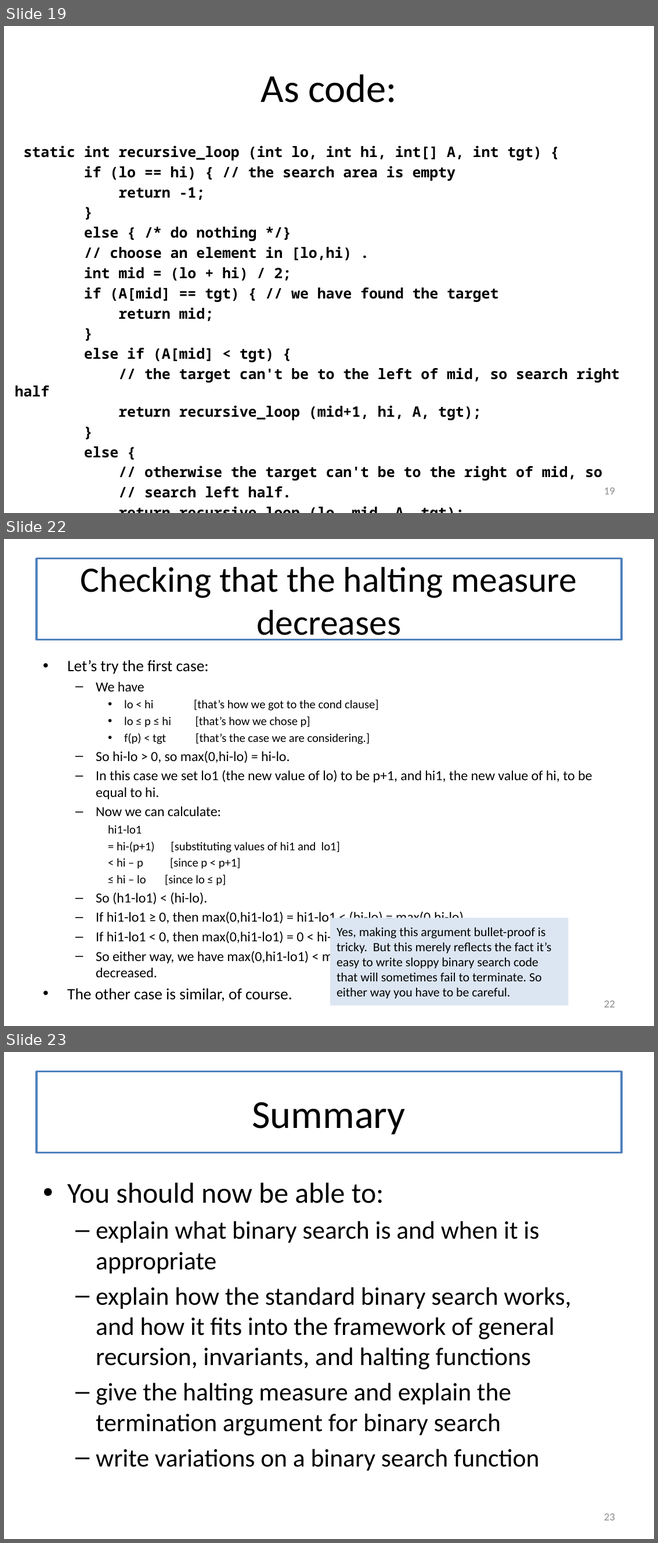
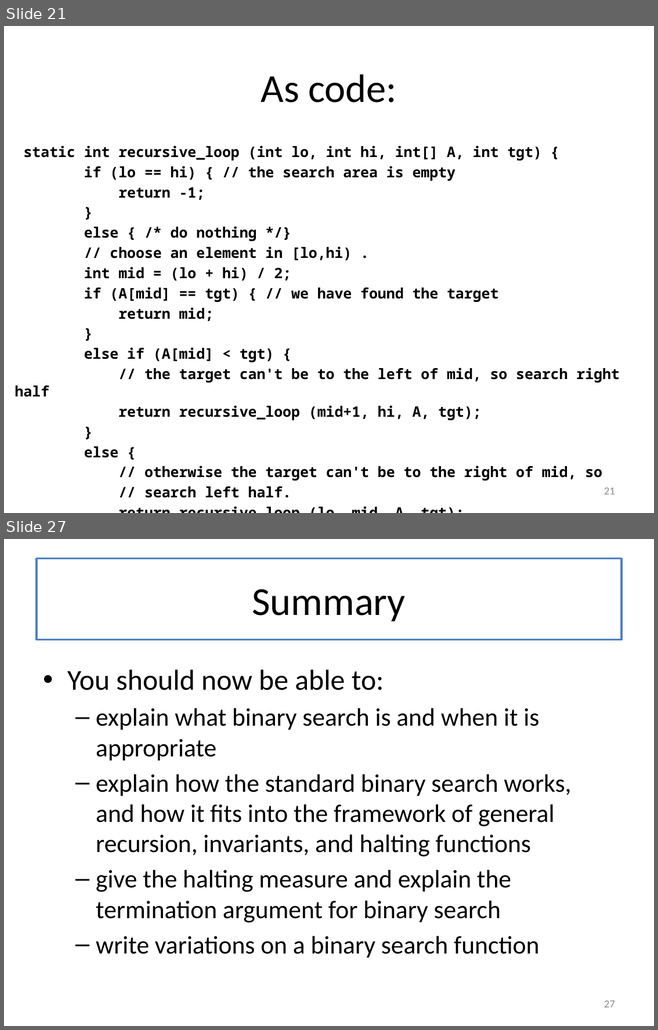
Before and after one commit to mwand/cs5010f17, a slide deck: Slides/Lesson 8.2 Binary Search.pptx. Shown one above the other, each under a label of ours: slides 19, 22 and 23 before the commit, slides 21 and 27 after it; the slides between them are not shown. The pictures are 658x1543 and 658x1030 pixels, drawn with LibreOffice and Linux fonts; fonts in the diff are those of the drawing. Boxes give left, top, right and bottom in pixels: in the first picture for what was removed or moved away, otherwise in the second. Text is boxed around its words. In the diff, an @@ line names an element or a change of style, - is before the commit and + after.

```diff
--- a/Slides/Lesson 8.2 Binary Search.pptx
+++ b/Slides/Lesson 8.2 Binary Search.pptx
@@ slide 22 removed at <box>4,539,654,1026</box>, background #FFFFFF @@
@@ title removed at <box>36,559,621,640</box> @@
-Checking that the halting measure decreases
@@ text removed at <box>67,660,592,977</box> @@
-• Let’s try the first case:
-  – We have
-    • lo < hi [that’s how we got to the cond clause]
-    • lo ≤ p ≤ hi [that’s how we chose p]
-    • f(p) < tgt [that’s the case we are considering.]
-  – So hi-lo > 0, so max(0,hi-lo) = hi-lo.
-  – In this case we set lo1 (the new value of lo) to be p+1, and hi1, the new value of hi, to be equal to hi.
-  – Now we can calculate:
-    hi1-lo1
-    = hi-(p+1) [substituting values of hi1 and lo1]
-    < hi – p [since p < p+1]
-    ≤ hi – lo [since lo ≤ p]
-  – So (h1-lo1) < (hi-lo).
-  – If hi1-lo1 ≥ 0, then max(0,hi1-lo1) = hi1-lo1 < (hi-lo) = max(0,hi-lo)
-  – If hi1-lo1 < 0, then max(0,hi1-lo1) = 0 < hi-lo = max(0, hi-lo)
-  – So either way, we have max(0,hi1-lo1) < max(0, hi-lo), and the halting measure has decreased.
-• The other case is similar, of course.
@@ rectangle removed at <box>330,918,568,1005</box> @@
-Yes, making this argument bullet-proof is tricky. But this merely reflects the fact it’s easy to write sloppy binary search code that will sometimes fail to terminate. So either way you have to be careful.
@@ page number removed at <box>604,1001,615,1008</box> @@
-22
@@ what was slide 19 is now slide 21 @@
@@ page number at <box>604,488,615,495</box>: text changed @@
-19
+21
@@ what was slide 23 is now slide 27 @@
@@ page number at <box>604,1001,615,1008</box>: text changed @@
-23
+27
```
Also in this commit, not shown: 6 slides changed, 5 slides added, 1 other file.
